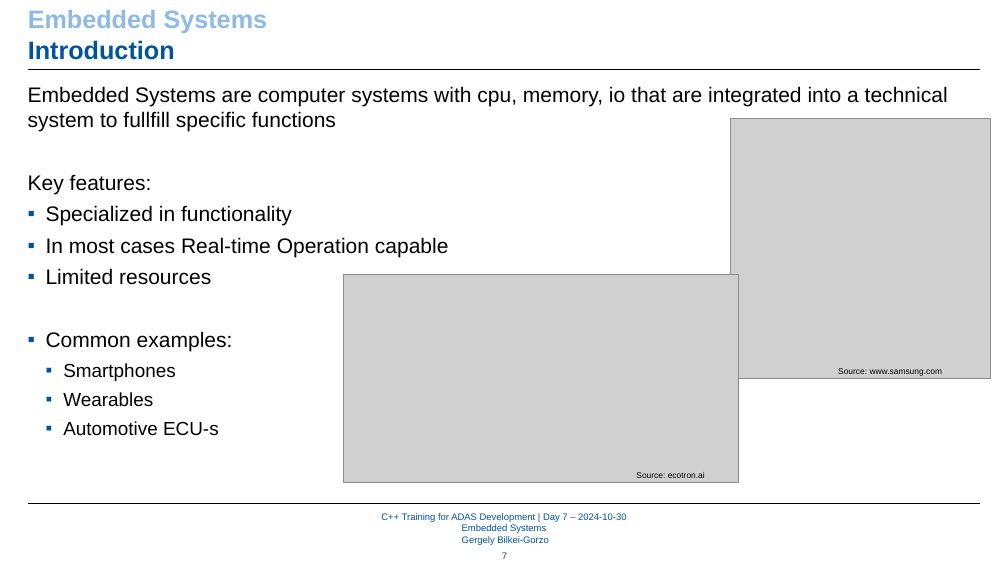
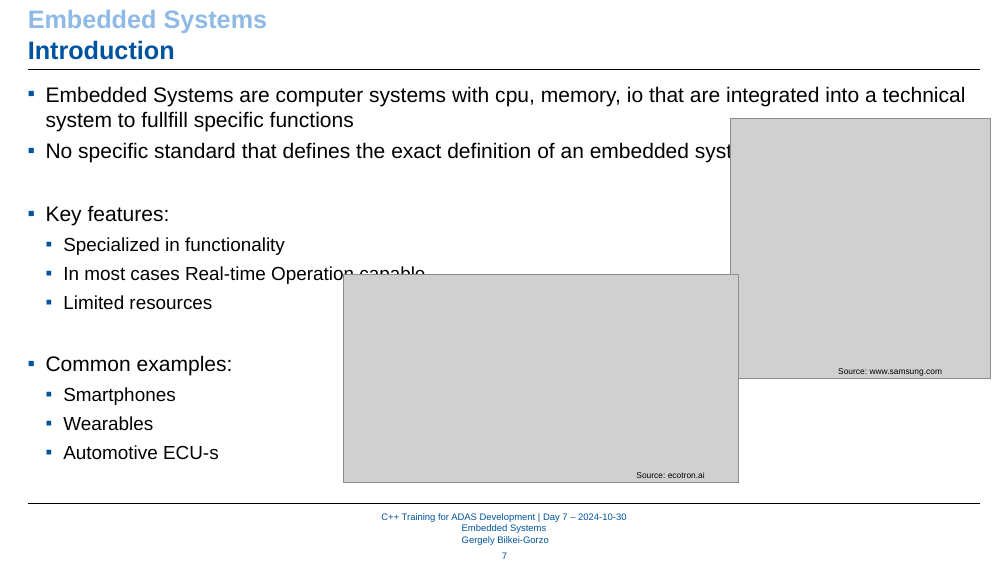
Before and after one commit to WhR4Ven/Diss_Dokument, a slide deck: slide 7 of Vortrag/07_Embedded_Systems.pptx. Drawn at 1008x567 pixels with LibreOffice and Linux fonts; fonts in the diff are those of the drawing; grey boxes stand for pictures; background and template pictures are left out. Boxes give left, top, right and bottom in pixels: in the first picture for what was removed or moved away, otherwise in the second. Text is boxed around its words. In the diff, an @@ line names an element or a change of style, - is before the commit and + after.

```diff
--- a/Vortrag/07_Embedded_Systems.pptx
+++ b/Vortrag/07_Embedded_Systems.pptx
@@ text at (46, 86, 966, 310): size 20 to 18 pt in "Specialized in functionality", "In most cases Real-time Operation capable", "Limited resources"; bullet none to ▪; list level 1 to 2 in "Specialized in functionality"; list level 1 to 2 in "In most cases Real-time Operation ..."; list level 1 to 2 in "Limited resources" @@
@@ text at (46, 142, 762, 163): paragraph added @@
+▪ No specific standard that defines the exact definition of an embedded system
```
Also in this commit, not shown: 10 other slides changed, 2 slides added, 4 slides removed.
